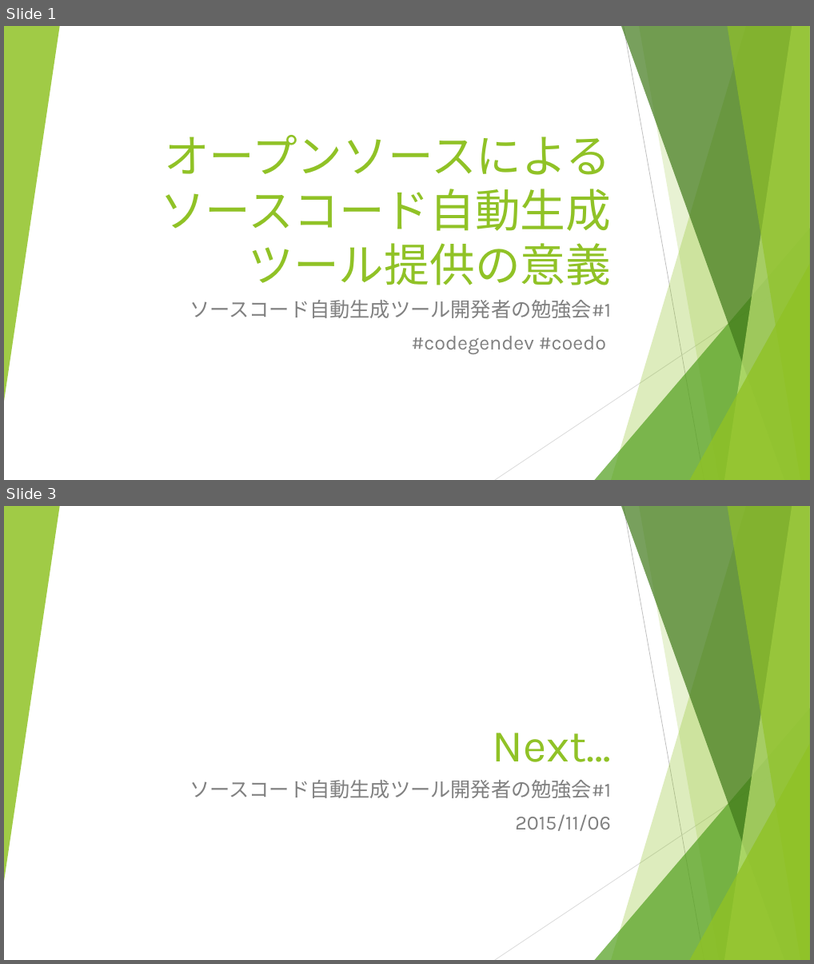
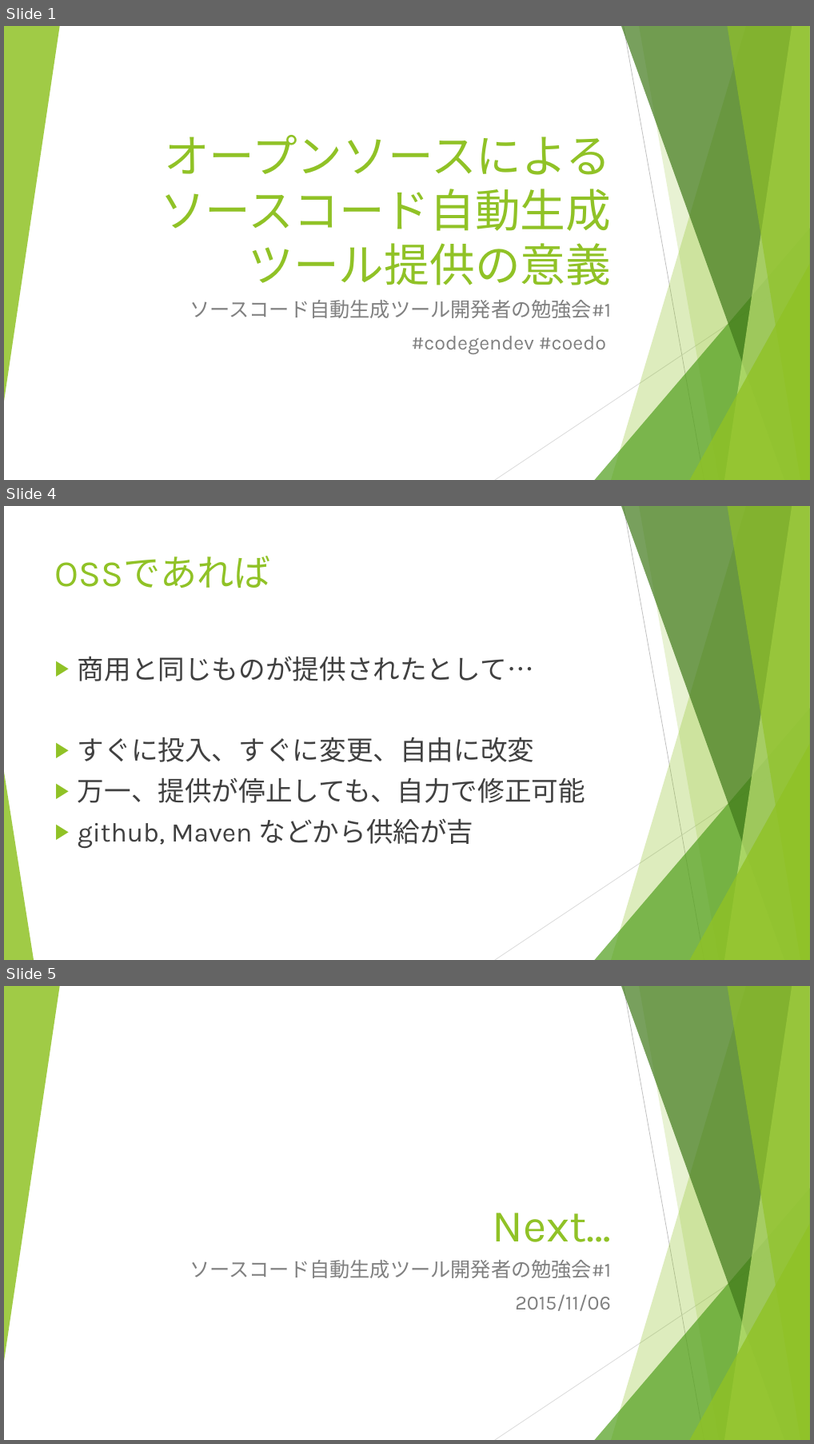
Before and after one commit to igapyon/docs, a slide deck: ppt/codegendev-merit-oss.pptx. Shown one above the other, each under a label of ours: slides 1 and 3 before the commit, slides 1, 4 and 5 after it; the slides between them are not shown. The pictures are 814x964 and 814x1444 pixels, drawn with LibreOffice and Linux fonts; fonts in the diff are those of the drawing. Boxes give left, top, right and bottom in pixels: in the first picture for what was removed or moved away, otherwise in the second. Text is boxed around its words. In the diff, an @@ line names an element or a change of style, - is before the commit and + after.

```diff
--- a/ppt/codegendev-merit-oss.pptx
+++ b/ppt/codegendev-merit-oss.pptx
@@ slide 4 added at bbox=[4, 506, 810, 960], background #FFFFFF; not listed: 9 template elements that a slide beside it also shows @@
@@ title added at bbox=[55, 556, 271, 588], 44 pt, text #90C226 @@
+OSSであれば
@@ text added at bbox=[78, 656, 586, 848], 32 pt, text #404040 @@
+▶ 商用と同じものが提供されたとして…
+▶ すぐに投入、すぐに変更、自由に改変
+▶ 万一、提供が停止しても、自力で修正可能
+▶ github, Maven などから供給が吉
@@ triangle added at bbox=[4, 772, 34, 960], fill #90C226 at 85% opacity @@
@@ what was slide 3 is now slide 5 @@
```
Also in this commit, not shown: 1 slide changed, 1 other slide added, 2 other files.
